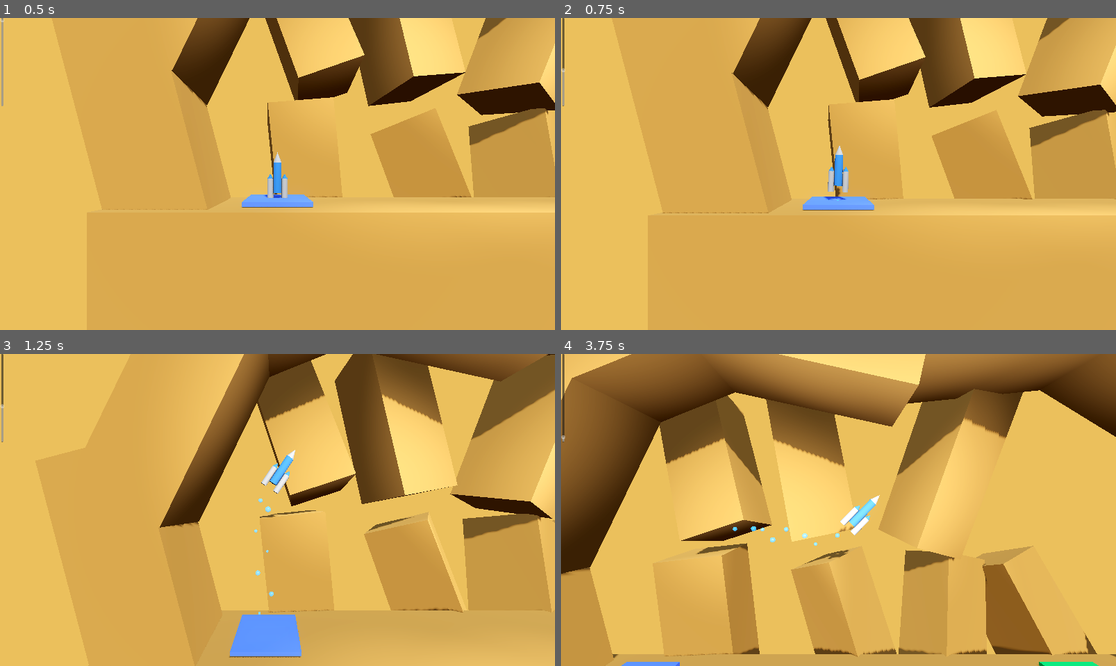
Above: before the commit, frames 1-4 (two rows, left to right).
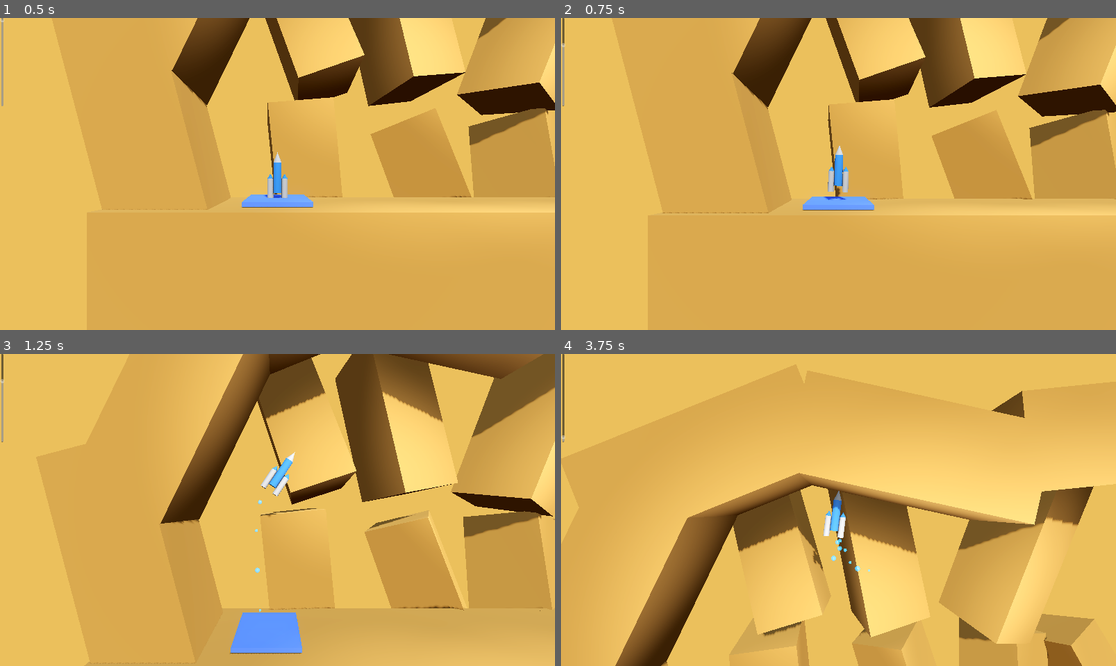
Above: after the commit, the same moments.

Repository: OutwardLightStudio/nexus
Game: Godot game, scene res://levels/level.tscn
The game is run twice, just before and just after one commit, with the same random seed, the same clock (stepped at 60 frames per second) and the same inputs.
Inputs:
- Up to frame 1 (0.5 s): no input
- Up to frame 2 (0.75 s): hold D (rotate_right) from 0.53 s (still down); tap E (boost) at 0.6 s
- Up to frame 3 (1.25 s): keep holding D (rotate_right)
- Up to frame 4 (3.75 s): release D (rotate_right) at 1.28 s; hold A (rotate_left) 1.28-2.03 s; tap E (boost) every 0.75 s from 1.35 to 3.6 s; hold D (rotate_right) 2.03-2.78 s; hold Space (thrust) 2.78-3.53 s; hold A (rotate_left) from 3.53 s (still down)

Frame 1 is identical in both runs. In frame 2, less than 0.1% of the frame differs, in the area x 0-51%, y 8-59%; in frame 3, 3.3%; in frame 4, 62%, in the area x 0-100%, y 0-100%.

Commit message:
Move boost handling only to movement controller

Diff:
--- a/scenes/player/effects_controller.gd
+++ b/scenes/player/effects_controller.gd
@@ -20,8 +20,6 @@
 			parent.crash_ended.connect(_on_crash_ended)
 			parent.level_finished.connect(_on_level_finished)
 			parent.landing_state_changed.connect(_on_landing_state_changed)
-			if parent.fuel_controller:
-				parent.fuel_controller.boost_requested.connect(_on_boost_requested)
 
 func _on_crashed():
 	play_explosion()
--- a/scenes/player/fuel_controller.gd
+++ b/scenes/player/fuel_controller.gd
@@ -1,13 +1,12 @@
 extends Node3D
 class_name FuelController
+
+signal fuel_depleted
+signal boost_fuel_consumed  # New signal for when boost fuel is consumed
 
 @onready var fuel_slider: VSlider = $FuelSlider
 @onready var parent: RocketController = get_parent() as RocketController
 
-signal fuel_depleted
-signal boost_requested
-
-# Time to wait after fuel depletion before crashing
 const FUEL_OUT_CRASH_DELAY = 5.0
 var time_since_fuel_out: float = 0.0
 var is_fuel_depleted: bool = false
@@ -37,26 +36,29 @@
 	update_fuel_display(parent.current_fuel)
 
 	# Handle fuel depletion
+	handle_fuel_depletion(delta)
+
+func handle_fuel_depletion(delta: float):
 	if parent.current_fuel <= 0:
 		if not is_fuel_depleted:
 			is_fuel_depleted = true
 			fuel_depleted.emit()
 
-		# Start counting time since fuel ran out
 		time_since_fuel_out += delta
-
-		# Trigger crash sequence after delay
 		if time_since_fuel_out >= FUEL_OUT_CRASH_DELAY:
 			parent.start_crash_sequence()
 	else:
-		# Reset fuel depletion tracking if we somehow get more fuel
 		is_fuel_depleted = false
 		time_since_fuel_out = 0.0
-
-	# Handle boost requests
-	if Input.is_action_just_pressed("boost") and parent.current_fuel >= parent.boost_fuel_cost:
-		boost_requested.emit()
 
 func update_fuel_display(current_fuel: float):
 	if fuel_slider:
 		fuel_slider.value = current_fuel
+
+func try_consume_boost_fuel() -> bool:
+	if parent.current_fuel >= parent.boost_fuel_cost:
+		parent.current_fuel -= parent.boost_fuel_cost
+		parent.current_fuel = clamp(parent.current_fuel, 0.0, parent.max_fuel)
+		boost_fuel_consumed.emit()
+		return true
+	return false
--- a/scenes/player/movement_controller.gd
+++ b/scenes/player/movement_controller.gd
@@ -18,6 +18,7 @@
 func connect_signals() -> void:
 	if parent and parent.fuel_controller:
 		parent.fuel_controller.fuel_depleted.connect(_on_fuel_depleted)
+		parent.fuel_controller.boost_fuel_consumed.connect(_on_boost_fuel_consumed)
 
 func process(delta: float) -> void:
 	if parent.current_state in [parent.State.CRASHED, parent.State.TRANSITIONING]:
@@ -134,3 +135,7 @@
 
 	if is_boost_active:
 		deactivate_boost()
+
+func _on_boost_fuel_consumed() -> void:
+	activate_boost()
+	boost_activated.emit()
--- a/scenes/player/rocket_controller.gd
+++ b/scenes/player/rocket_controller.gd
@@ -94,9 +94,6 @@
 	landing.process(delta)
 
 func connect_signals():
-	# Fuel signals
-	fuel_controller.boost_requested.connect(_on_boost_requested)
-
 	# Custom rocket signals
 	crashed.connect(_on_crashed)
 	crash_ended.connect(_on_crash_ended)
